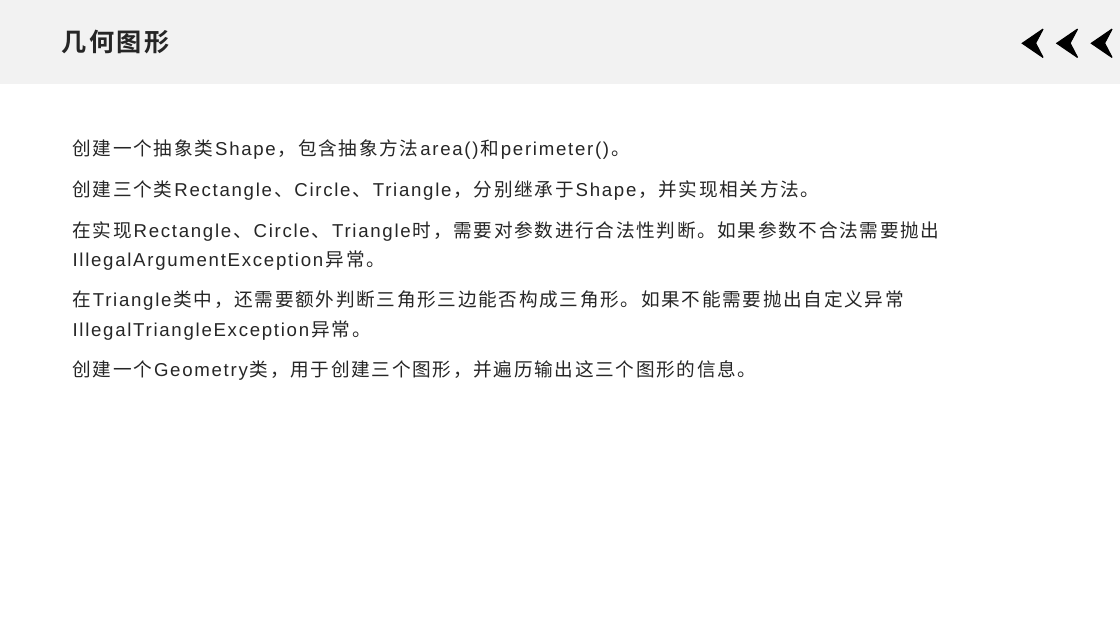
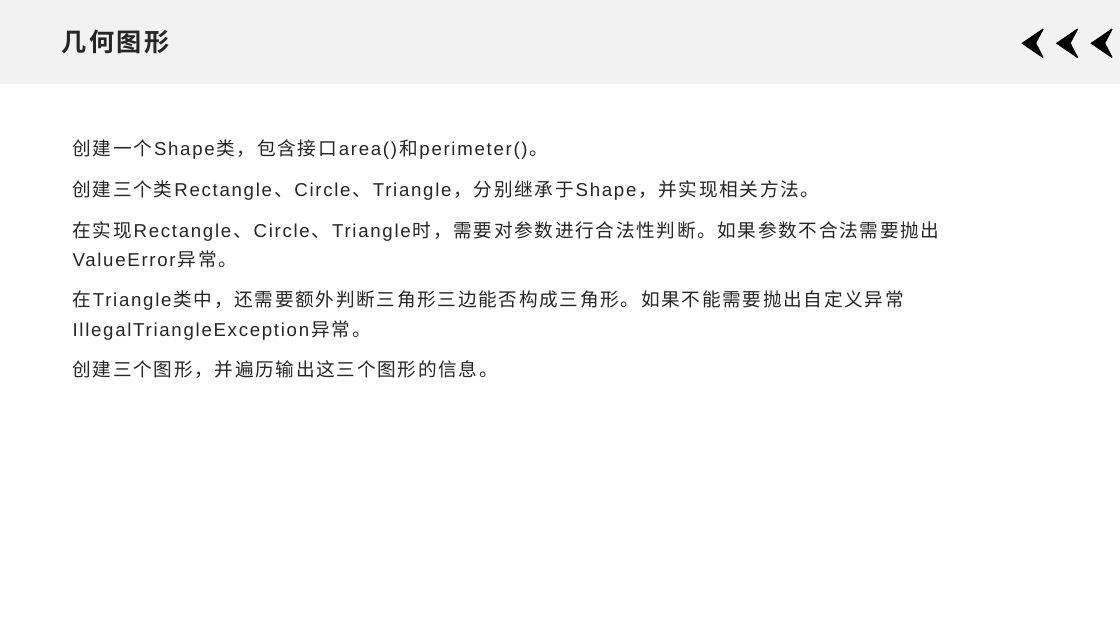
Before and after one commit to xdai02/Python, a slide deck: slide 14 of slides/Chapter9.pptx (slide 16 before the commit). Drawn at 1120x630 pixels with LibreOffice and Linux fonts; fonts in the diff are those of the drawing. Boxes give left, top, right and bottom in pixels: in the first picture for what was removed or moved away, otherwise in the second. Text is boxed around its words. In the diff, an @@ line names an element or a change of style, - is before the commit and + after.

```diff
--- a/slides/Chapter9.pptx
+++ b/slides/Chapter9.pptx
@@ text at box(73, 139, 549, 159): text changed @@
-创建一个抽象类Shape，包含抽象方法area()和perimeter()。
+创建一个Shape类，包含接口area()和perimeter()。
@@ text at box(73, 221, 940, 268): text changed @@
-在实现Rectangle、Circle、Triangle时，需要对参数进行合法性判断。如果参数不合法需要抛出IllegalArgumentException异常。
+在实现Rectangle、Circle、Triangle时，需要对参数进行合法性判断。如果参数不合法需要抛出ValueError异常。
@@ text at box(73, 360, 498, 378): text changed @@
-创建一个Geometry类，用于创建三个图形，并遍历输出这三个图形的信息。
+创建三个图形，并遍历输出这三个图形的信息。
```
Also in this commit, not shown: 8 other slides changed, 2 slides removed, 14 other files.
